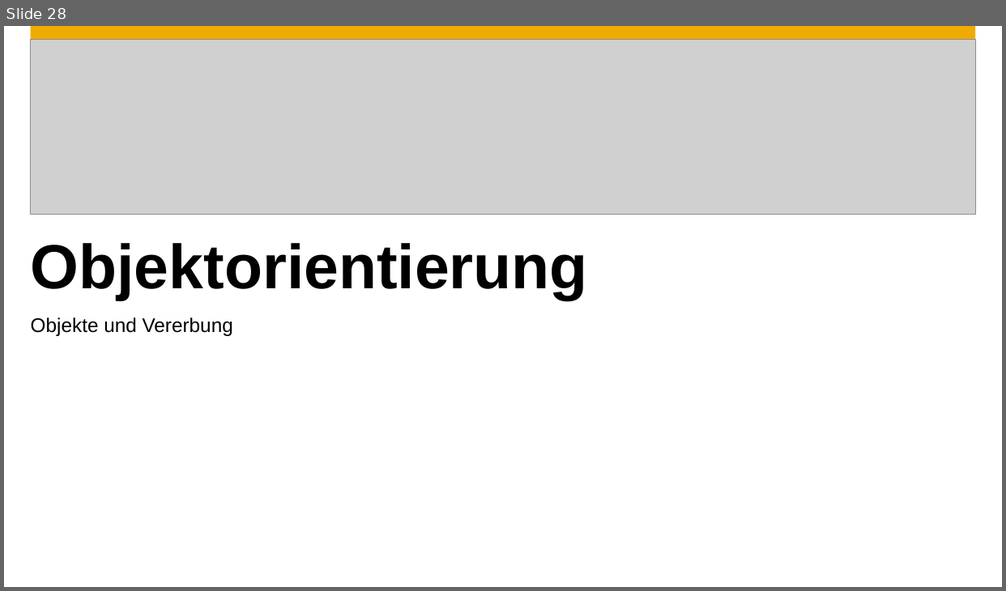
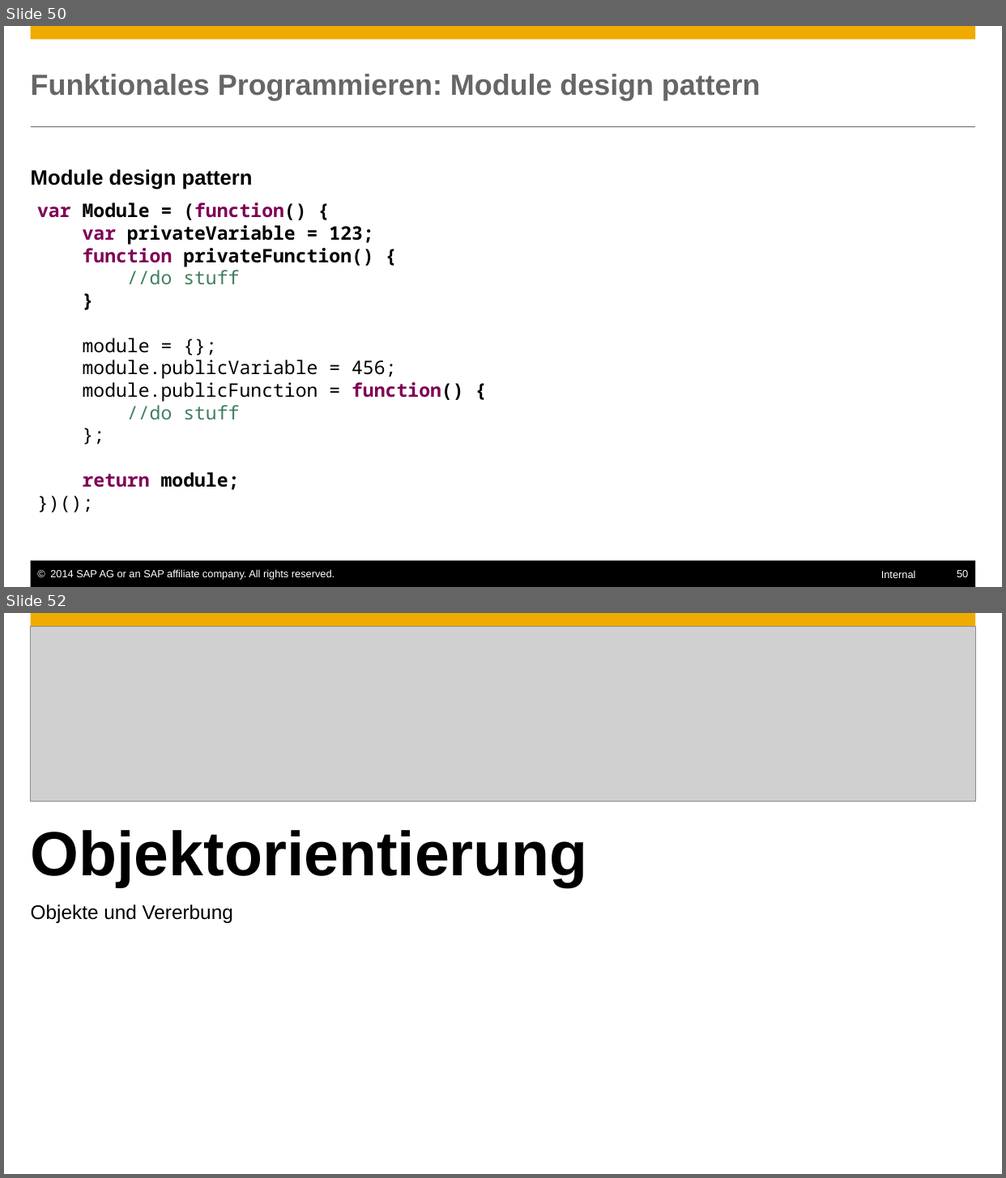
Before and after one commit to ofrendo/JSCrossCourse, a slide deck: JSCrosscourse.pptx. Shown one above the other, each under a label of ours: slide 28 before the commit, slides 50 and 52 after it; the slides between them are not shown. The pictures are 1006x591 and 1006x1178 pixels, drawn with LibreOffice and Linux fonts; fonts in the diff are those of the drawing; grey boxes stand for pictures; background and template pictures are left out. Boxes give left, top, right and bottom in pixels: in the first picture for what was removed or moved away, otherwise in the second. Text is boxed around its words. In the diff, an @@ line names an element or a change of style, - is before the commit and + after.

```diff
--- a/JSCrosscourse.pptx
+++ b/JSCrosscourse.pptx
@@ slide 50 added at (4,26,1002,587), background #FFFFFF; not listed: 1 template element that a slide beside it also shows @@
@@ title added at (31,74,761,101), 28 pt, text #666666, bold @@
+Funktionales Programmieren: Module design pattern
@@ line added from (30, 127) to (975, 127), #666666 0.5 pt @@
@@ text added at (31,169,253,190), 20 pt, text #000000, bold @@
+Module design pattern
@@ text added at (37,203,464,490), 18 pt, text #000000, bold @@
+var Module = (function() {
+var privateVariable = 123;
+function privateFunction() {
+//do stuff
+}
+module = {};
+module.publicVariable = 456;
+module.publicFunction = function() {
+//do stuff
+};
+return module;
+})();
@@ rectangle added at (30,561,975,587), fill #000000 @@
@@ text added at (50,570,334,580), 10 pt, text #FFFFFF @@
+© 2014 SAP AG or an SAP affiliate company. All rights reserved.
@@ text added at (881,570,916,578), 10 pt, text #FFFFFF @@
+Internal
@@ page number added at (957,570,968,578), 10 pt, text #FFFFFF @@
+50
@@ what was slide 28 is now slide 52 @@
```
Also in this commit, not shown: 1 slide changed, 23 other slides added, 1 other file.
